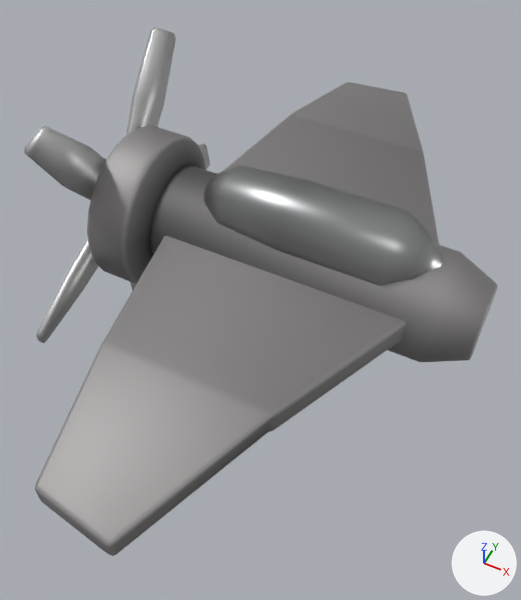
Two versions of the glTF model public/3d_content/mob.glb, one commit apart.
Rendered twice from a camera (50 mm lens) standing at (43.8, -101.0, 108.5) and looking at (-2.8, -7.7, -8.1). Arrows for +X, +Y and +Z are at lower right; the lights stay in place. Where no turn or scale is listed for an object, it has been applied to the vertices. Vertices at the same position are counted once.

Objects in the first picture: 'mob'.
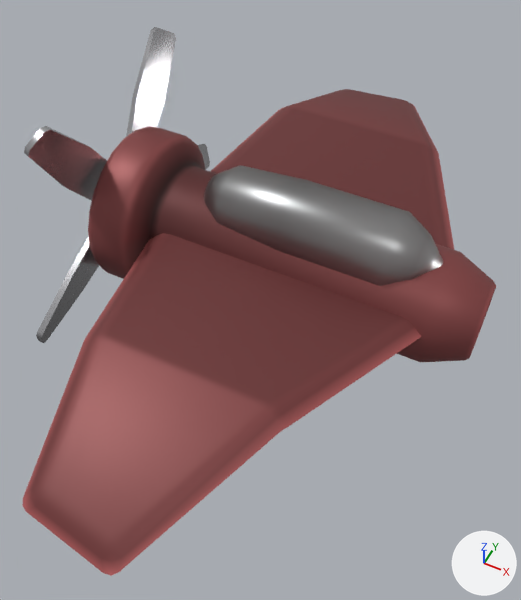
The newer file is also rescaled (x0.881) as a whole; pictures and numbers use the older file's frame.

Boxes (x1, y1, x2, y2) around the edits, measured in the pictures (521 x 600 px; the box of a moved part takes in the faces that stretch with it):
'mob', surface changed, reshaped: before (24, 27, 498, 556); after (22, 27, 496, 576)
part 1 of me_mob, rebuilt (8% wider, 7% taller): before (35, 236, 406, 556); after (22, 233, 421, 576)
part 2 of me_mob, rebuilt (12% wider): before (222, 82, 439, 245); after (211, 89, 454, 249)
part 3 of me_mob, moved or reshaped: before (87, 126, 460, 362); after (88, 126, 460, 362)
part 4 of me_mob, moved or reshaped: before (419, 252, 498, 362); after (419, 252, 496, 362)
part 5 of me_mob, recoloured: (24, 27, 443, 343) in both

Diff of the bpy script that builds the scene:
```diff
--- a/public/3d_content/mob.glb.py
+++ b/public/3d_content/mob.glb.py
@@ mat_metal_painted @@
 n0 = _N.new('ShaderNodeBsdfPrincipled'); n0.name = 'Principled BSDF'
-n0.inputs[1].default_value = 0.99  # 'Metallic'
-n0.inputs[2].default_value = 0.65  # 'Roughness'
+n0.inputs[1].default_value = 0.4  # 'Metallic'
 n1 = _N.new('ShaderNodeOutputMaterial'); n1.name = 'Material Output'
@@ mat_metal_painted @@
 n2 = _N.new('ShaderNodeMix'); n2.name = 'Mix'
 n2.inputs[0].default_value = 1.0  # 'Factor'
-n2.inputs[7].default_value = (0.924, 0.897, 0.897, 1.0)  # 'B', white #f6f3f3
+n2.inputs[7].default_value = (0.679, 0.171, 0.171, 1.0)  # 'B', pink #d77373
 n3 = _N.new('ShaderNodeVertexColor'); n3.name = 'Color Attribute'
@@ mat_metal_shiny @@
 n0 = _N.new('ShaderNodeBsdfPrincipled'); n0.name = 'Principled BSDF'
 n0.inputs[1].default_value = 0.958  # 'Metallic'
+n0.inputs[2].default_value = 0.25  # 'Roughness'
 n1 = _N.new('ShaderNodeOutputMaterial'); n1.name = 'Material Output'
@@ mat_metal_shiny @@
 n2 = _N.new('ShaderNodeMix'); n2.name = 'Mix'
 n2.inputs[0].default_value = 1.0  # 'Factor'
-n2.inputs[7].default_value = (0.938, 0.938, 0.938, 1.0)  # 'B', white #f8f8f8
+n2.inputs[7].default_value = (0.81, 0.81, 0.84, 1.0)  # 'B', white #e8e8ec
 n3 = _N.new('ShaderNodeVertexColor'); n3.name = 'Color Attribute'
@@ me_mob @@
 # used by ob_mob; location = (0.0, 0.0, 0.0)
-me_mob.from_pydata(...)  # 785 vertices, 1482 faces; spans x -42.7..42.3, y -70.4..70.4, z -37.8..31.9
+me_mob.from_pydata(...)  # 809 vertices, 1526 faces; spans x -42.7..42.0, y -73.0..73.0, z -37.8..31.9
+# me_mob part 1: the loose piece of 64 vertices spanning x -25.7..33.8, y -70.4..-0.8, z -4.4..5.2 is rebuilt with 76 vertices and now spans x -28.8..36.7, y -73.0..-0.8, z -6.4..7.4
+# me_mob part 2: the loose piece of 64 vertices spanning x -25.7..33.8, y 0.8..70.4, z -4.4..5.2 is rebuilt with 76 vertices and now spans x -28.8..36.7, y 0.8..73.0, z -6.4..7.4
+# me_mob part 3: 276 vertices moved from x -39.4..-17.4, y -17.6..17.6, z -17.6..17.6 to x -39.4..-16.9, y -17.6..17.6, z -17.6..17.6
+# me_mob part 4: 140 vertices moved from x 37.4..42.3, y -8.1..8.1, z -8.1..8.1 to x 37.4..42.0, y -8.3..8.3, z -8.3..8.3
+# me_mob part 5: 662 kept faces spanning x -42.7..42.0, y -36.7..36.7, z -17.6..31.9 get new vertex colours
 me_mob.materials.append(mat_metal_painted)
```
